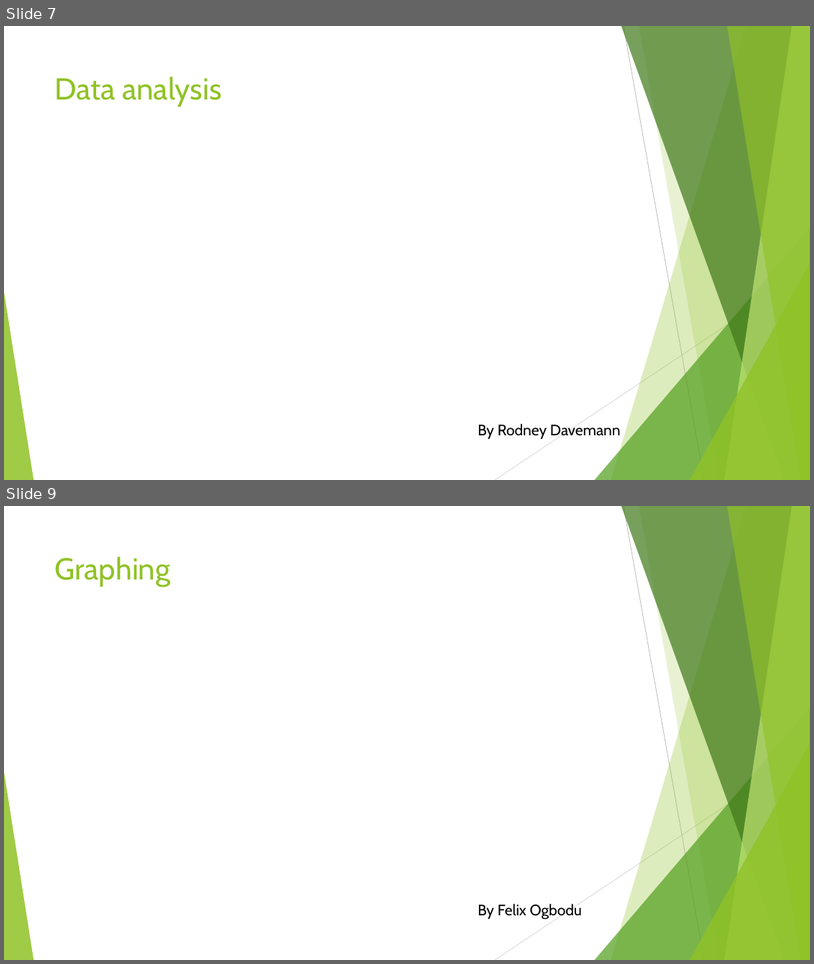
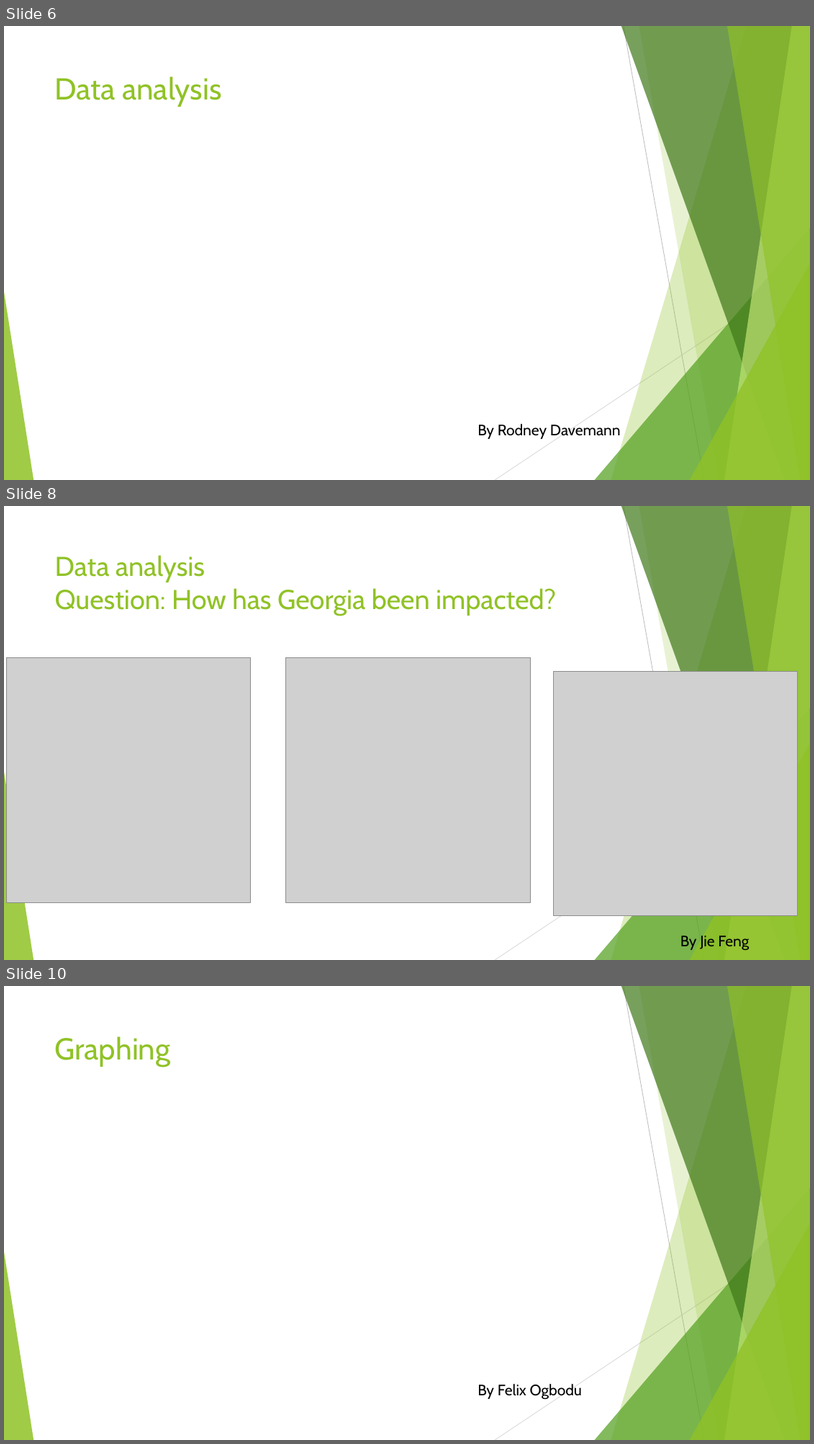
Before and after one commit to fengrujie0721/Impact-of-COVID-19-on-Mental-Health-in-United-States, a slide deck: impact of covid on mental health.pptx. Shown one above the other, each under a label of ours: slides 7 and 9 before the commit, slides 6, 8 and 10 after it; the slides between them are not shown. The pictures are 814x964 and 814x1444 pixels, drawn with LibreOffice and Linux fonts; fonts in the diff are those of the drawing; grey boxes stand for pictures. Boxes give left, top, right and bottom in pixels: in the first picture for what was removed or moved away, otherwise in the second. Text is boxed around its words. In the diff, an @@ line names an element or a change of style, - is before the commit and + after.

Commit message:
WIP -- merging data analysis

```diff
--- a/impact of covid on mental health.pptx
+++ b/impact of covid on mental health.pptx
@@ slide 8 added at [4, 506, 810, 960], background #FFFFFF; not listed: 10 template elements that a slide beside it also shows @@
@@ title added at [55, 555, 556, 615], 32.4 pt, text #90C226 @@
+Data analysis
+Question: How has Georgia been impacted?
@@ picture added at [6, 658, 251, 902] @@
@@ picture added at [286, 658, 530, 902] @@
@@ picture added at [553, 671, 797, 916] @@
@@ text added at [681, 935, 749, 950], 18 pt, text #000000 @@
+By Jie Feng
@@ what was slide 7 is now slide 6 @@
@@ what was slide 9 is now slide 10 @@
```
Also in this commit, not shown: 3 slides changed, 1 other slide added, 1 slide removed, 13 other files.
